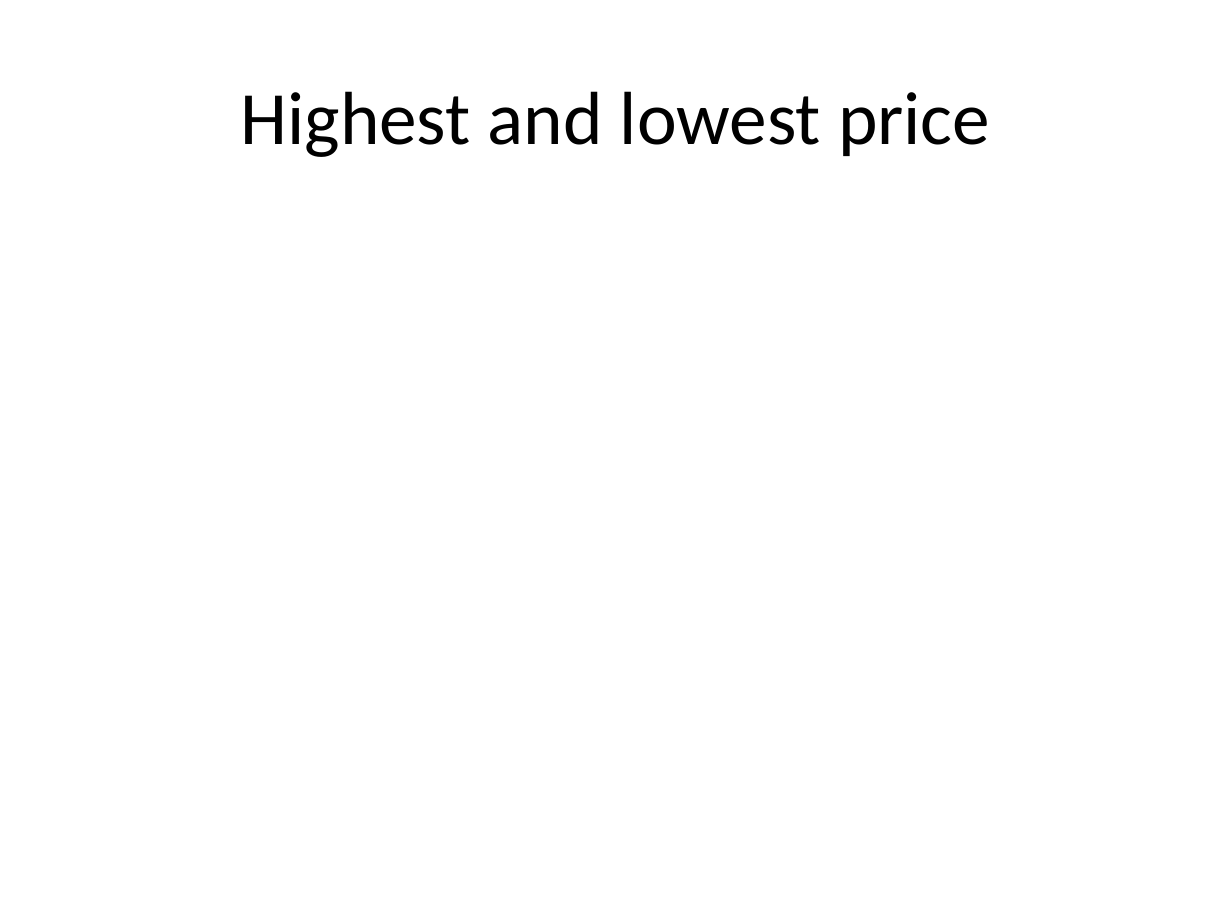
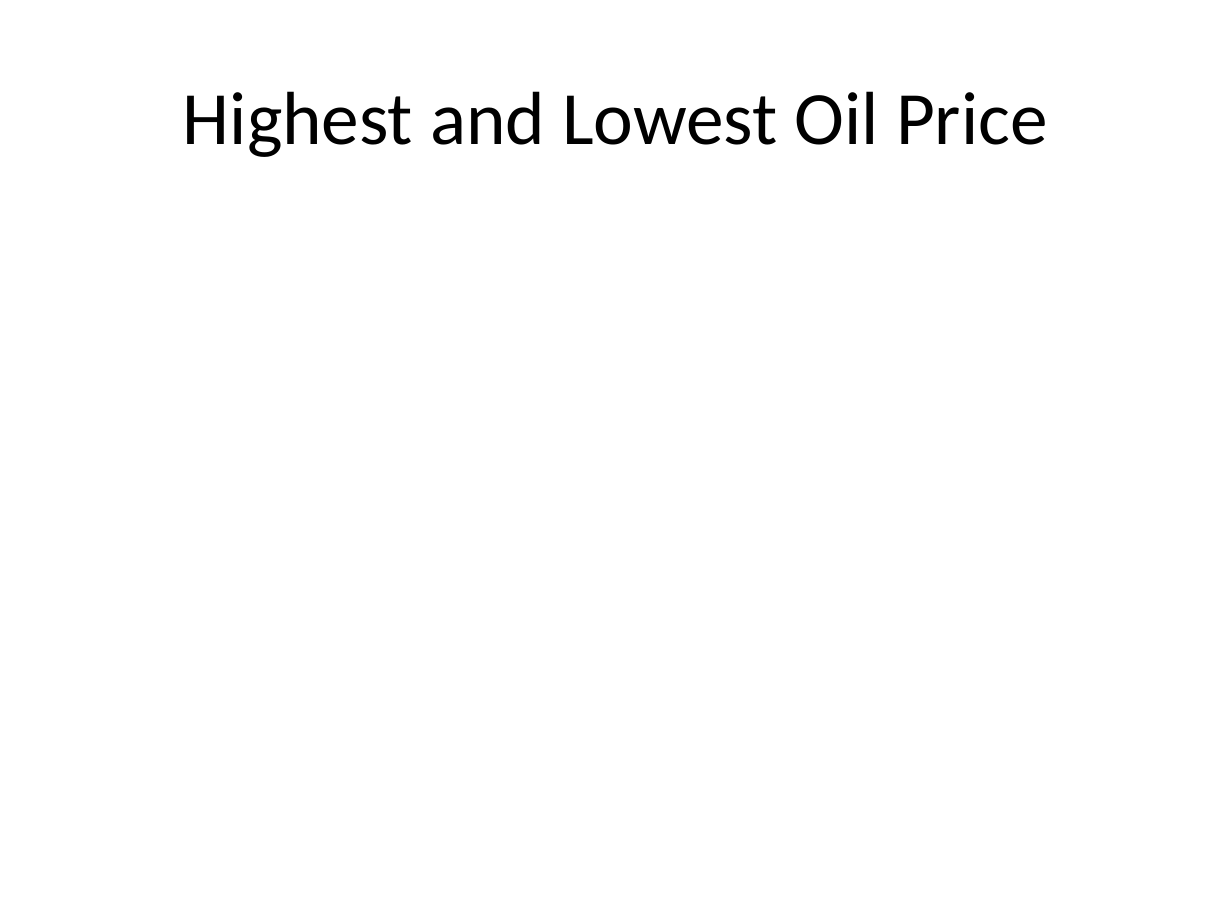
Before and after one commit to Axel-Andersson-PROG/Examensarbete, a slide deck: slide 2 of Bogdans_Presentation.pptx. Drawn at 1232x924 pixels with LibreOffice and Linux fonts; fonts in the diff are those of the drawing; background and template pictures are left out. Boxes give left, top, right and bottom in pixels: in the first picture for what was removed or moved away, otherwise in the second. Text is boxed around its words. In the diff, an @@ line names an element or a change of style, - is before the commit and + after.

```diff
--- a/Bogdans_Presentation.pptx
+++ b/Bogdans_Presentation.pptx
@@ title at [183, 91, 1047, 157]: text changed @@
-Highest and lowest price
+Highest and Lowest Oil Price
```
Also in this commit, not shown: 5 slides added, 2 slides removed, 7 other files.
